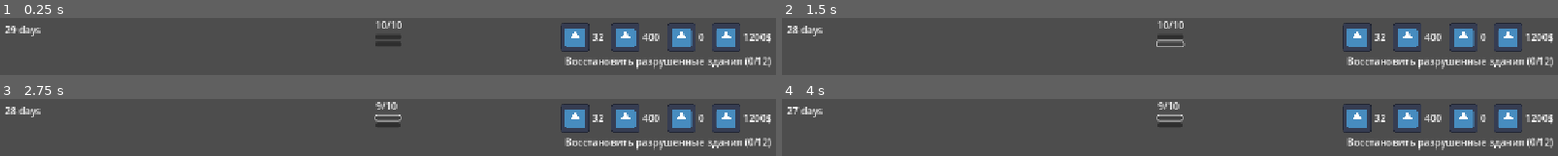
Above: before the commit, frames 1-4 (two rows, left to right).
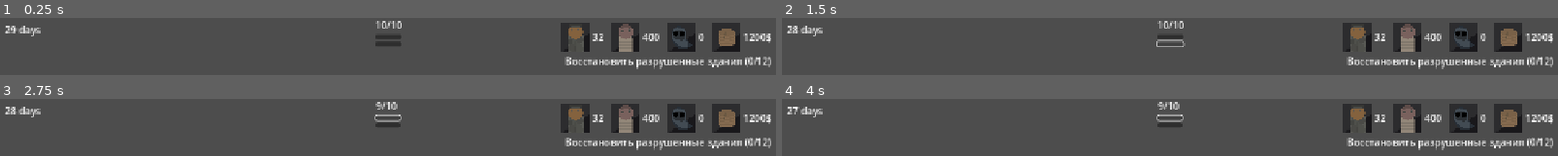
Above: after the commit, the same moments.

Repository: JoshuaWe1t/death-camp
Game: Godot game, scene res://ui/hud/hud.tscn
The game is run twice, just before and just after one commit, with the same random seed, the same clock (stepped at 60 frames per second) and the same inputs. The project has no main scene, so this scene is started directly. The engine's default icon, where the game draws it, is replaced by a stand-in: a white triangle on a blue panel in a dark square.
Inputs (mouse positions are in pixels of both pictures, inside the frame that each line leads up to):
- Up to frame 1 (0.25 s): no input
- Up to frame 2 (1.5 s): click (1170, 36) at 0.5 s; click (1170, 44) at 1.25 s
- Up to frame 3 (2.75 s): click (388, 117) at 2 s
- Up to frame 4 (4 s): click (1170, 125) at 2.75 s; click (1170, 117) at 3.5 s

The runs differ from the first frame. In frame 1, 6.8% of the frame differs, in the area x 72-96%, y 8-60%; in frame 2, 6.8%; in frame 3, 6.8%; in frame 4, 6.8%.
Error in both runs: Invalid access to property or key 'eng' on a base object of type 'String'. (res://core/autoload/EdictManager.gd:119)

Commit message:
feat: Добваить новые иконки

Diff:
--- a/ui/hud/hud.gd
+++ b/ui/hud/hud.gd
@@ -11,7 +11,6 @@
 
 @onready var tasks_vbox: VBoxContainer = $UI/RightPanel/VBoxContainer/TasksVBox
 
-
 # Кнопки для тестирования цикла
 @onready var btn_spend = $UI/ActionContainer/VBoxContainer/SpendAPButton
 @onready var btn_end_day = $UI/ActionContainer/VBoxContainer/EndDayButton
@@ -20,7 +19,9 @@
 	# Подписываемся на события цикла
 	EventBus.day_started.connect(_on_day_started)
 	EventBus.ap_changed.connect(_on_ap_changed)
-	# Подписываемся на сигналы заданий
+	EventBus.soul_quota_updated.connect(_on_soul_quota_updated)
+
+	# Подписываемся на сигналы указов
 	EdictManager.edict_accepted.connect(_on_edict_accepted)
 	EdictManager.edict_updated.connect(_on_edict_updated)
 	EdictManager.edict_completed.connect(_remove_edict_from_hud)
@@ -31,7 +32,7 @@
 	btn_spend.pressed.connect(_on_spend_pressed)
 	btn_end_day.pressed.connect(_on_end_day_pressed)
 
-	# Очищаем контейнер от тестовых надписей ри старте
+	# Очищаем контейнер от тестовых надписей при старте
 	for child in tasks_vbox.get_children():
 		child.queue_free()
 
@@ -67,7 +68,6 @@
 	btn_spend.disabled = new_ap <= 0
 
 
-# --- Обработчики тестовых кнопок ---
 func _on_spend_pressed() -> void:
 	ActionPointsManager.spend_ap(1)
 
@@ -76,33 +76,38 @@
 	Global.end_day()
 
 
-#func _on_edict_accepted(task: Dictionary) -> void:
-	#var label = Label.new()
-	## Присваиваем имя узлу, чтобы легко находить его для обновления или удаления
-	#label.name = task["instance_id"]
-	#label.horizontal_alignment = HORIZONTAL_ALIGNMENT_RIGHT
-	#
-	#_update_label_text(label, task)
-	#tasks_vbox.add_child(label)
-#
-#
-#func _on_edict_updated(task: Dictionary) -> void:
-	## Ищем узел по уникальному ID задания
-	#var label = tasks_vbox.get_node_or_null(task["instance_id"])
-	#if label:
-		#_update_label_text(label, task)
-#
-#
-#func _remove_edict_from_hud(task: Dictionary) -> void:
-	## Ищем узел задания и удаляем его при завершении/провале
-	#var label = tasks_vbox.get_node_or_null(task["instance_id"])
-	#if label:
-		#label.queue_free()
+func _on_soul_quota_updated(collected: int, required: int) -> void:
+	var quota_node_name = "SoulQuotaTask"
+	var label = tasks_vbox.get_node_or_null(quota_node_name)
+
+	# Если задание почему-то требует 0 душ (или пакт отменен/сброшен), скрываем метку
+	if required <= 0:
+		if label:
+			label.queue_free()
+		return
+
+	# Если метки еще нет (например, пакт только что приняли), создаем ее
+	if not label:
+		label = Label.new()
+		label.name = quota_node_name
+		label.horizontal_alignment = HORIZONTAL_ALIGNMENT_RIGHT
+		# Выделим текст красным цветом, чтобы это задание бросалось в глаза
+		label.add_theme_color_override("font_color", Color.CRIMSON)
+		tasks_vbox.add_child(label)
+
+	# Обновляем текст (например: "Квота душ: (5/15)")
+	label.text = "Квота душ: (" + str(collected) + "/" + str(required) + ")"
+
+	# Если квота выполнена, можно опционально поменять цвет на зеленый/обычный
+	if collected >= required:
+		label.add_theme_color_override("font_color", Color.WEB_GREEN)
+	else:
+		label.add_theme_color_override("font_color", Color.CRIMSON)
 
 
+# --- Стандартные указы ---
 func _on_edict_accepted(task: Dictionary) -> void:
 	var label = Label.new()
-	# validate_node_name() очищает строку от запрещенных символов (включая точки)
 	label.name = str(task["instance_id"]).validate_node_name()
 	label.horizontal_alignment = HORIZONTAL_ALIGNMENT_RIGHT
 
--- a/ui/hud/hud.tscn
+++ b/ui/hud/hud.tscn
@@ -1,7 +1,10 @@
-[gd_scene load_steps=3 format=3 uid="uid://cjffndni4p2de"]
+[gd_scene load_steps=6 format=3 uid="uid://cjffndni4p2de"]
 
 [ext_resource type="Script" uid="uid://bitnsmkncjymn" path="res://ui/hud/hud.gd" id="1_xmswo"]
-[ext_resource type="Texture2D" uid="uid://bu4qi7k2kh5er" path="res://icon.svg" id="2_4d6w6"]
+[ext_resource type="Texture2D" uid="uid://vmv8xrvwlhl2" path="res://assets/textures/icons/icon-funds1.png" id="2_imuuq"]
+[ext_resource type="Texture2D" uid="uid://ckgr1440h5e7p" path="res://assets/textures/icons/icon-funds2.png" id="3_kwc50"]
+[ext_resource type="Texture2D" uid="uid://delike33mvrv4" path="res://assets/textures/icons/icon-funds3.png" id="4_o2lis"]
+[ext_resource type="Texture2D" uid="uid://fdp7x3kvu5o3" path="res://assets/textures/icons/icon-funds4.png" id="5_gfles"]
 
 [node name="HUD" type="CanvasLayer"]
 script = ExtResource("1_xmswo")
@@ -82,7 +85,7 @@
 custom_minimum_size = Vector2(48, 48)
 layout_mode = 2
 mouse_filter = 2
-texture = ExtResource("2_4d6w6")
+texture = ExtResource("2_imuuq")
 expand_mode = 1
 stretch_mode = 5
 
@@ -98,7 +101,7 @@
 custom_minimum_size = Vector2(48, 48)
 layout_mode = 2
 mouse_filter = 2
-texture = ExtResource("2_4d6w6")
+texture = ExtResource("3_kwc50")
 expand_mode = 1
 stretch_mode = 5
 
@@ -114,7 +117,7 @@
 custom_minimum_size = Vector2(48, 48)
 layout_mode = 2
 mouse_filter = 2
-texture = ExtResource("2_4d6w6")
+texture = ExtResource("4_o2lis")
 expand_mode = 1
 stretch_mode = 5
 
@@ -130,7 +133,7 @@
 custom_minimum_size = Vector2(48, 48)
 layout_mode = 2
 mouse_filter = 2
-texture = ExtResource("2_4d6w6")
+texture = ExtResource("5_gfles")
 expand_mode = 1
 stretch_mode = 5
 
